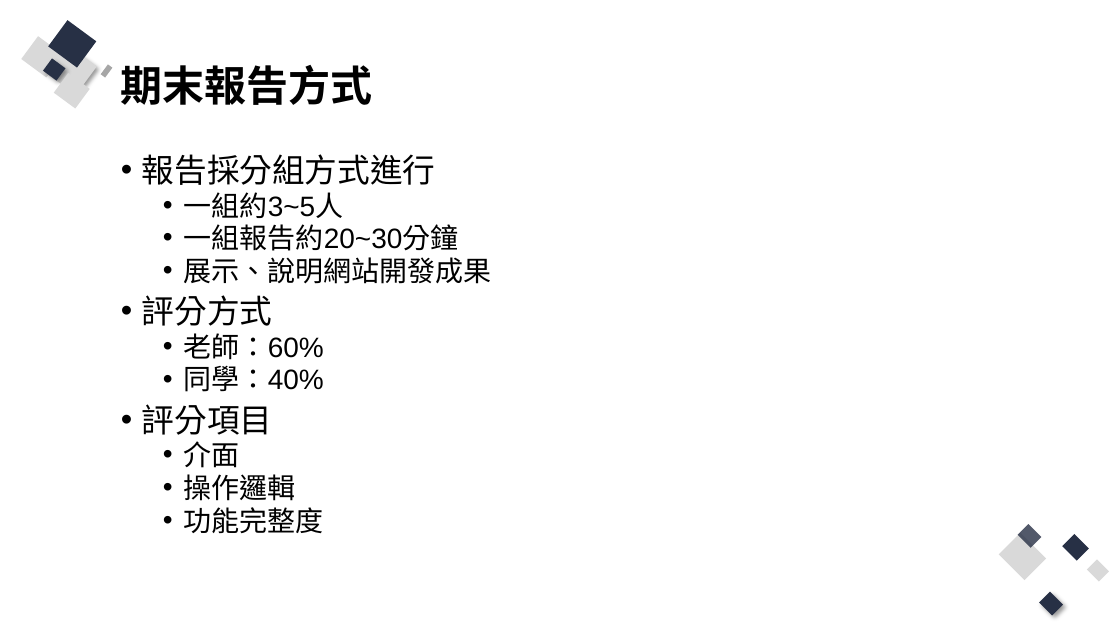
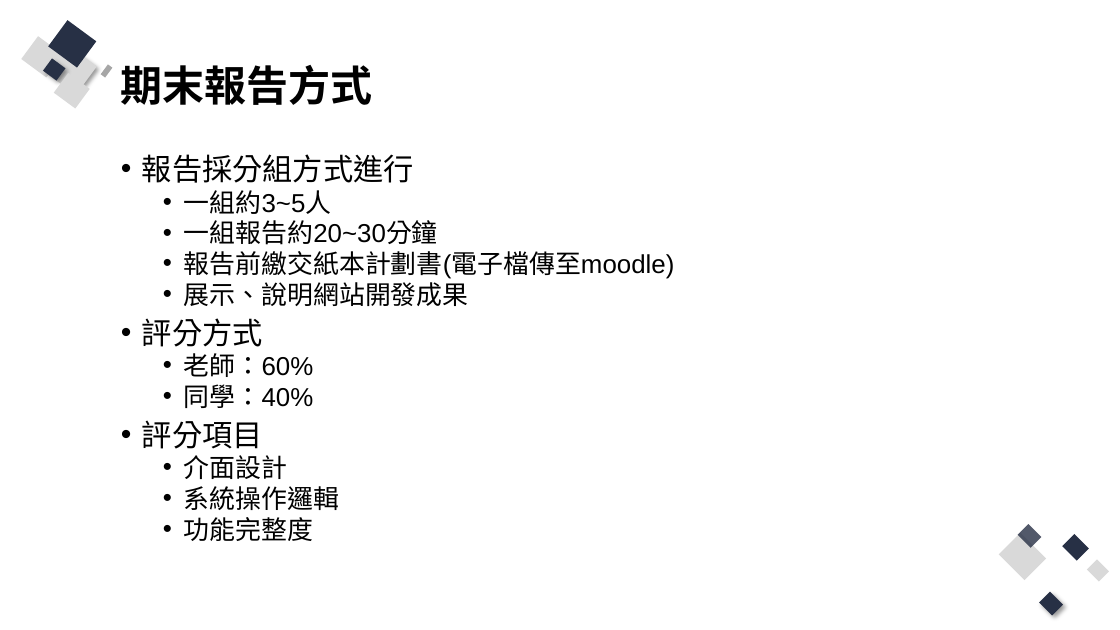
Before and after one commit to Q81JIAXIONG/-, a slide deck: slide 7 of 投影片/0.課程說明.pptx. Drawn at 1120x630 pixels with LibreOffice and Linux fonts; fonts in the diff are those of the drawing. Boxes give left, top, right and bottom in pixels: in the first picture for what was removed or moved away, otherwise in the second. Text is boxed around its words. In the diff, an @@ line names an element or a change of style, - is before the commit and + after.

Commit message:
期末

```diff
--- a/投影片/0.課程說明.pptx
+++ b/投影片/0.課程說明.pptx
@@ text at (142,154,469,541): size 28 to 25.9 pt in "報告採分組方式進行", "評分方式", "評分項目"; size 24 to 22.2 pt in "一組約3~5人", "一組報告約20~30分鐘", "展示、說明網站開發成果", "老師：60%" and 2 more places @@
@@ text at (184,251,675,279): paragraph added @@
+  • 報告前繳交紙本計劃書(電子檔傳至moodle)
@@ text at (184,455,339,510): text changed; size 24 to 22.2 pt @@
-  • 介面
-  • 操作邏輯
+  • 介面設計
+  • 系統操作邏輯
```
Also in this commit, not shown: 24 other files.
